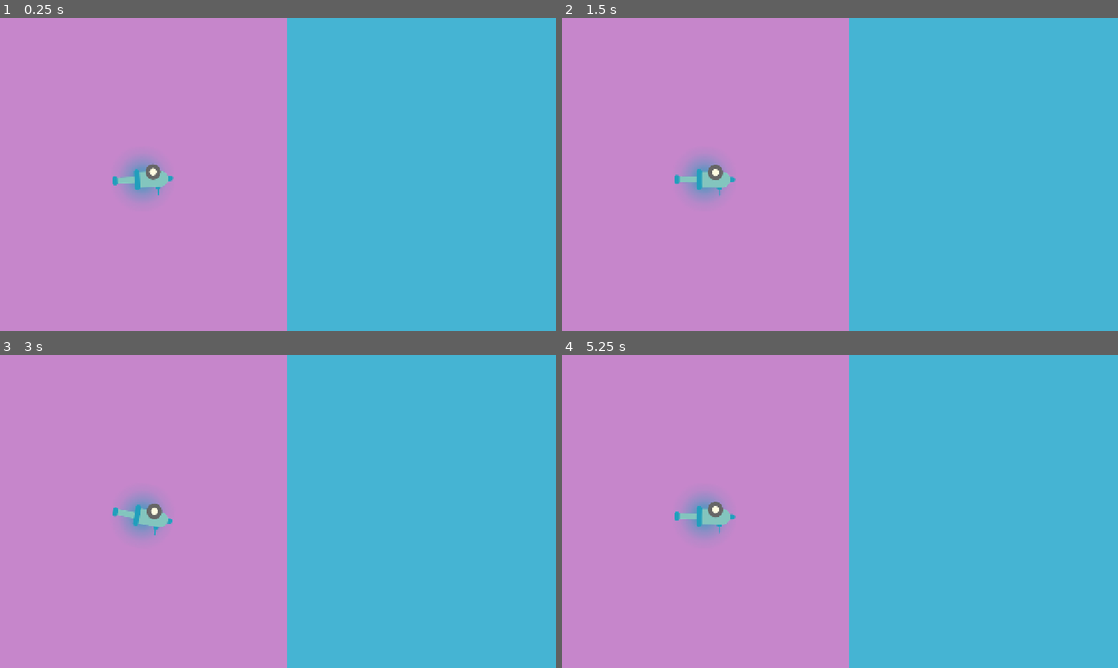
Above: before the commit, frames 1-4 (two rows, left to right).
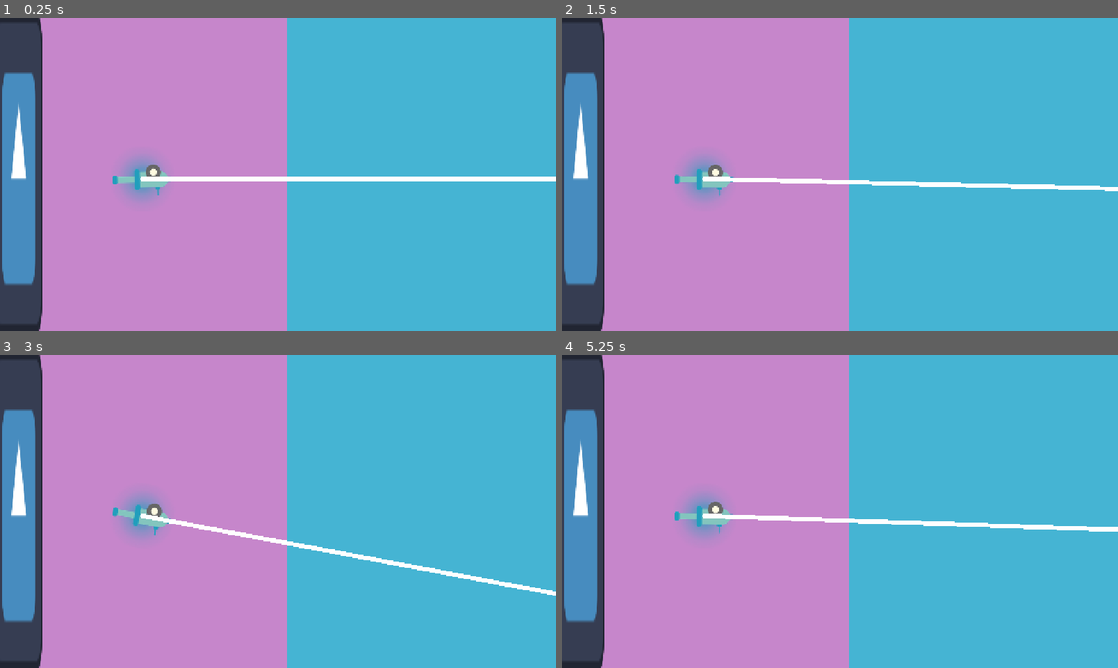
Above: after the commit, the same moments.

Repository: ChromalescenceLabs/Dear-Ana-Mosyne
Game: Godot game, scene res://Scenes/memory_collection_scene.tscn
The game is run twice, just before and just after one commit, with the same random seed, the same clock (stepped at 60 frames per second) and the same inputs. The project has no main scene, so this scene is started directly. The engine's default icon, where the game draws it, is replaced by a stand-in: a white triangle on a blue panel in a dark square.
Inputs (mouse positions are in pixels of both pictures, inside the frame that each line leads up to):
- Up to frame 1 (0.25 s): no input
- Up to frame 2 (1.5 s): tap Enter at 0.5 s; move the mouse to (962, 158) at 0.52 s; press the mouse at (962, 158) at 0.53 s; hold Right 0.53-1.28 s; move the mouse to (728, 190) at 1.27 s; release the mouse at (728, 190) at 1.28 s; hold Down from 1.28 s (still down); tap Alt at 1.35 s
- Up to frame 3 (3 s): tap Space at 2 s; move the mouse to (333, 442) at 2.02 s; release Down at 2.03 s; hold Right 2.03-2.78 s; tap Shift at 2.1 s; tap Enter at 2.75 s; move the mouse to (250, 574) at 2.77 s; hold Up from 2.78 s (still down); click (250, 574) at 2.85 s
- Up to frame 4 (5.25 s): tap Space at 3.5, 5 s; move the mouse to (1006, 558) at 3.52 s; release Up at 3.53 s; hold Left 3.53-5.03 s; tap Alt at 3.6 s; tap Enter at 4.25 s; move the mouse to (673, 464) at 4.27 s; tap Shift at 4.35 s; move the mouse to (867, 511) at 5.02 s; press the mouse at (867, 511) at 5.03 s; hold Down from 5.03 s (still down)

The runs differ from the first frame. In frame 1, 8.8% of the frame differs, in the area x 0-100%, y 0-100%; in frame 2, 8.6%; in frame 3, 8.7%; in frame 4, 8.6%.

Commit message:
feat: add cannon raycast

Diff:
--- a/Scenes/cannon_raycast.tscn
+++ b/Scenes/cannon_raycast.tscn
@@ -1,7 +1,17 @@
 [gd_scene format=3 uid="uid://6foy2hiyo702"]
 
 [ext_resource type="Script" uid="uid://cbjfdn1g8e1vp" path="res://Scripts/cannon_raycast.gd" id="1_orrb2"]
+[ext_resource type="Script" uid="uid://dv1rh8tm3sm15" path="res://Scripts/raycast_line.gd" id="2_n1gll"]
 
 [node name="CannonRaycast" type="RayCast2D" unique_id=1416354037]
+z_index = 100
 target_position = Vector2(1400, 0)
 script = ExtResource("1_orrb2")
+color = null
+
+[node name="Line2D" type="Line2D" parent="." unique_id=2028507173]
+unique_name_in_owner = true
+points = PackedVector2Array(0, 0, 0, 0)
+begin_cap_mode = 2
+end_cap_mode = 2
+script = ExtResource("2_n1gll")
--- a/Scenes/memory_collection_scene.tscn
+++ b/Scenes/memory_collection_scene.tscn
@@ -1,6 +1,7 @@
 [gd_scene format=3 uid="uid://do2byq3wg0a3x"]
 
 [ext_resource type="PackedScene" uid="uid://bv4mpfhwatygv" path="res://Scenes/cannon.tscn" id="1_gxdbn"]
+[ext_resource type="Texture2D" uid="uid://ba8hjq7woqo2e" path="res://icon.svg" id="2_0g6pj"]
 
 [sub_resource type="Gradient" id="Gradient_xk8ji"]
 offsets = PackedFloat32Array(0)
@@ -15,6 +16,9 @@
 
 [sub_resource type="GradientTexture2D" id="GradientTexture2D_raa7b"]
 gradient = SubResource("Gradient_gxdbn")
+
+[sub_resource type="RectangleShape2D" id="RectangleShape2D_cuu35"]
+size = Vector2(112, 741)
 
 [node name="MemoryCollectionScene" type="Node2D" unique_id=1048546398]
 
@@ -34,3 +38,17 @@
 
 [node name="Cannon" parent="." unique_id=768458813 instance=ExtResource("1_gxdbn")]
 position = Vector2(328, 370)
+
+[node name="Boundaries" type="Node2D" parent="." unique_id=1801543114]
+
+[node name="StaticBody2D" type="RigidBody2D" parent="." unique_id=1341391940]
+gravity_scale = 0.0
+
+[node name="CollisionShape2D" type="CollisionShape2D" parent="StaticBody2D" unique_id=1861125659]
+position = Vector2(46, 360.5)
+shape = SubResource("RectangleShape2D_cuu35")
+
+[node name="Sprite2D" type="Sprite2D" parent="StaticBody2D" unique_id=1942388795]
+position = Vector2(43, 358)
+scale = Vector2(0.859375, 5.78125)
+texture = ExtResource("2_0g6pj")
--- a/Scripts/cannon.gd
+++ b/Scripts/cannon.gd
@@ -6,8 +6,10 @@
 	if event.is_action_pressed("Click"): aim()
 	elif event.is_action_released("Click"): unaim()
 
+func _ready() -> void:
+	set_process(false)
 
-func _process(delta: float) -> void:
+func _process(_delta: float) -> void:
 	look_at_mouse()
 
 func look_at_mouse() -> void:
--- a/Scripts/cannon_raycast.gd
+++ b/Scripts/cannon_raycast.gd
@@ -1,8 +1,16 @@
+# Credits to GDQuest for the RayCast Tutorial
 @tool
 extends RayCast2D
 
+@onready var line_2d: Line2D = %Line2D
 @export var cast_speed := 7000.0
 @export var max_length := 1400.0
+@export var is_casting := false: set = set_is_casting
+@export var color := Color.WHITE: set = set_color
+
+func _ready() -> void:
+	set_color(color)
+	set_is_casting(is_casting)
 
 func _physics_process(delta: float) -> void:
 	target_position.x = move_toward(
@@ -11,7 +19,9 @@
 		cast_speed * delta
 	)
 
-@export var is_casting := false: set = set_is_casting
+	var laser_end_position := target_position
+	force_raycast_update()
+	if is_colliding(): laser_end_position = to_local(get_collision_point())
 
 func set_is_casting(new_value : bool) -> void:
 	if is_casting == new_value:
@@ -22,3 +32,8 @@
 
 	if is_casting == false:
 		target_position.x = 0.0
+
+func set_color(new_color: Color) -> void:
+	color = new_color
+	if line_2d == null: return
+	line_2d.modulate = new_color
--- /dev/null
+++ b/Scripts/raycast_line.gd
@@ -0,0 +1,10 @@
+extends Line2D
+
+func _physics_process(_delta: float) -> void:
+	var laser_end_position : Vector2 = get_parent().target_position
+	get_parent().force_raycast_update()
+	if get_parent().is_colliding():
+		print("is colliding
+		 ")
+		laser_end_position = to_local(get_parent().get_collision_point())
+	set_point_position(0, laser_end_position)
Not shown, added: Scripts/raycast_line.gd.uid
Not shown, added: Scenes/cannon_raycast.tscn3909546471.tmp
